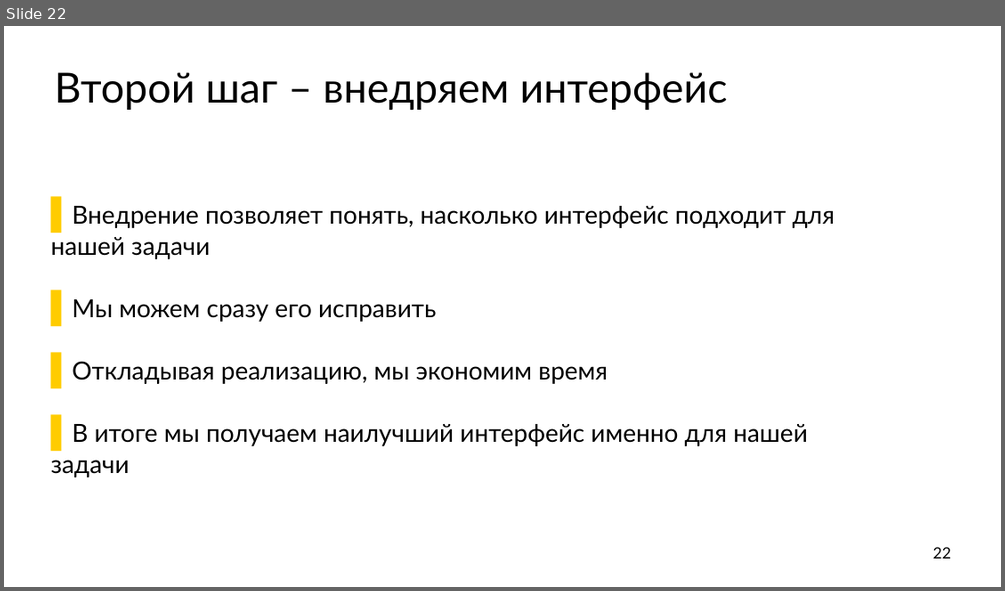
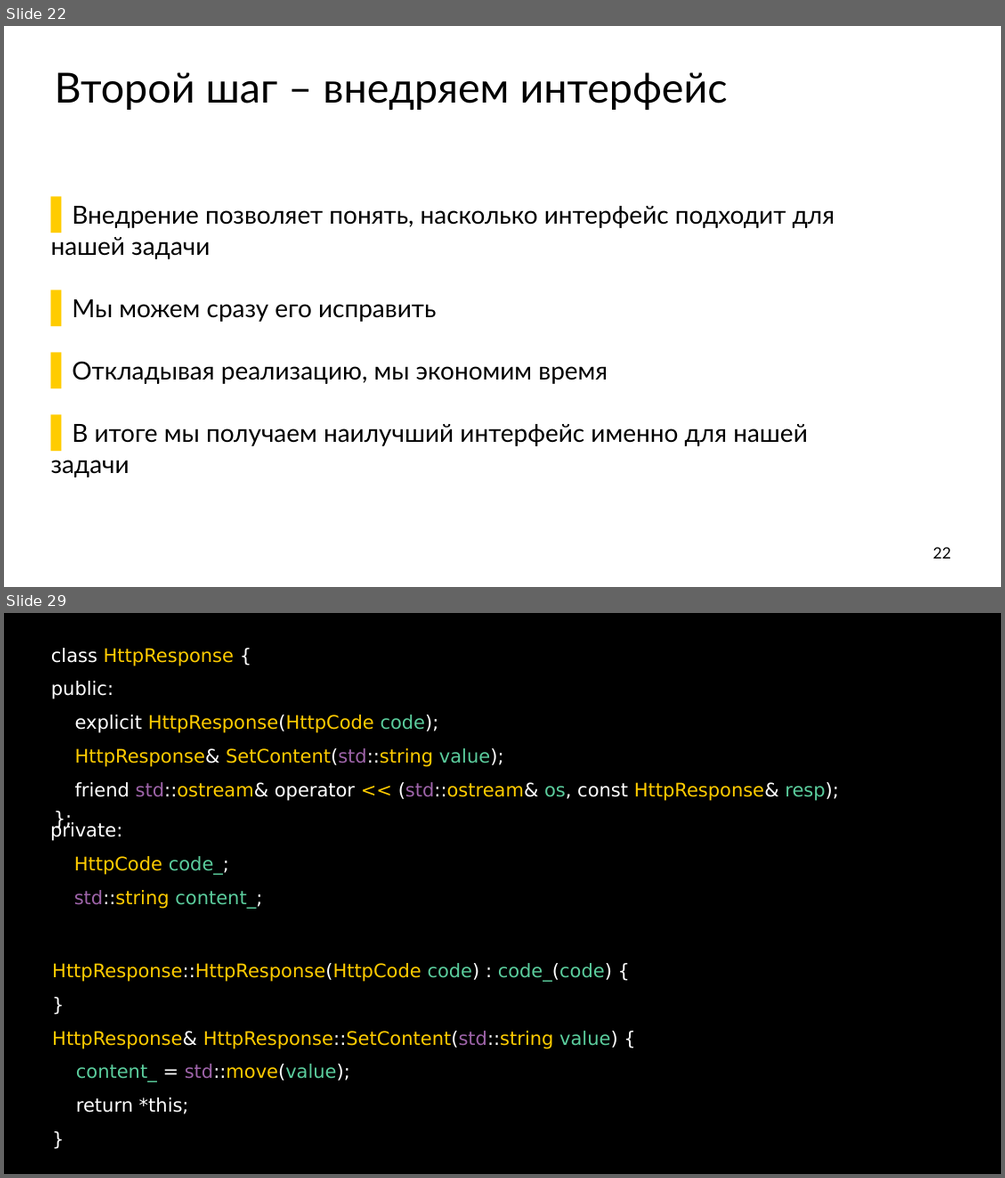
Before and after one commit to ishfb/secr2017, a slide deck: slides.pptx. Shown one above the other, each under a label of ours: slide 22 before the commit, slides 22 and 29 after it; the slides between them are not shown. The pictures are 1005x591 and 1005x1178 pixels, drawn with LibreOffice and Linux fonts; fonts in the diff are those of the drawing. Boxes give left, top, right and bottom in pixels: in the first picture for what was removed or moved away, otherwise in the second. Text is boxed around its words. In the diff, an @@ line names an element or a change of style, - is before the commit and + after.

```diff
--- a/slides.pptx
+++ b/slides.pptx
@@ slide 29 added at (x1=4, y1=613, x2=1001, y2=1174), background #FFFFFF @@
@@ text added at (x1=4, y1=613, x2=1001, y2=1174), fill #000000, 36 pt, text #FFCC00 @@
+class HttpResponse {
+public:
+explicit HttpResponse(HttpCode code);
+HttpResponse& SetContent(std::string value);
+friend std::ostream& operator << (std::ostream& os, const HttpResponse& resp);
@@ text added at (x1=50, y1=821, x2=262, y2=908), 36 pt, text #FFCC00 @@
+private:
+HttpCode code_;
+std::string content_;
@@ text added at (x1=50, y1=804, x2=97, y2=831), 36 pt, text #FFFFFF @@
+};
@@ text added at (x1=52, y1=963, x2=618, y2=1114), 36 pt, text #FFCC00 @@
+HttpResponse::HttpResponse(HttpCode code) : code_(code) {
+}
+HttpResponse& HttpResponse::SetContent(std::string value) {
+content_ = std::move(value);
+return *this;
+}
```
Also in this commit, not shown: 2 slides changed, 11 other slides added, 1 slide removed, 1 other file.
